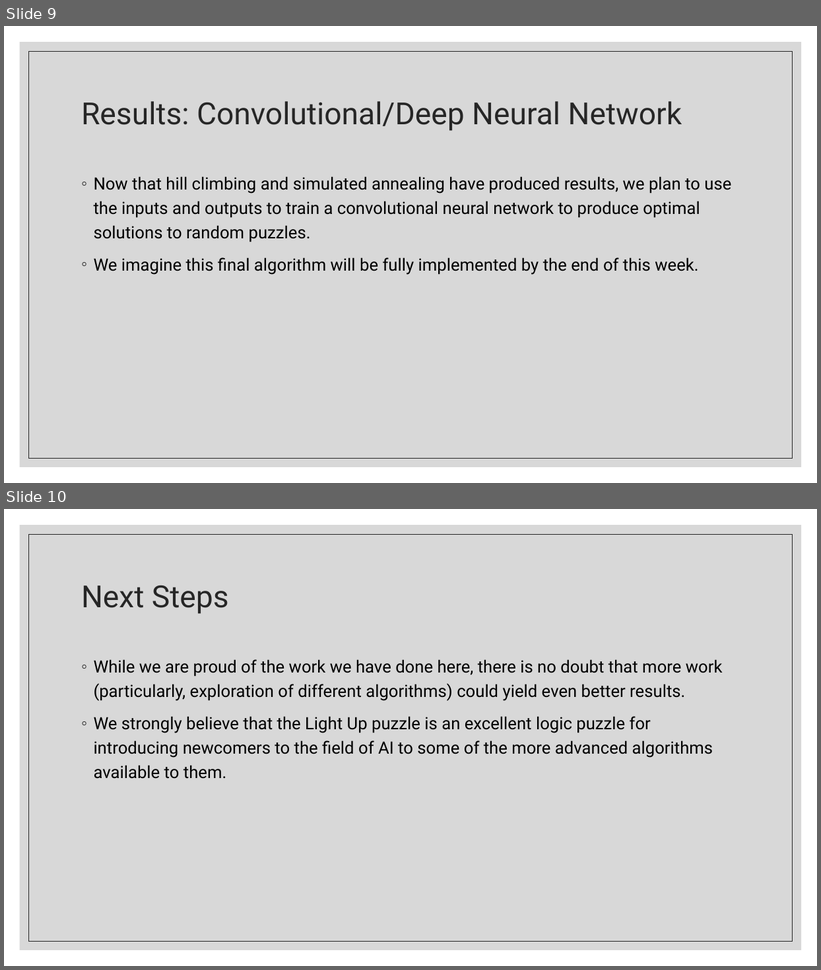
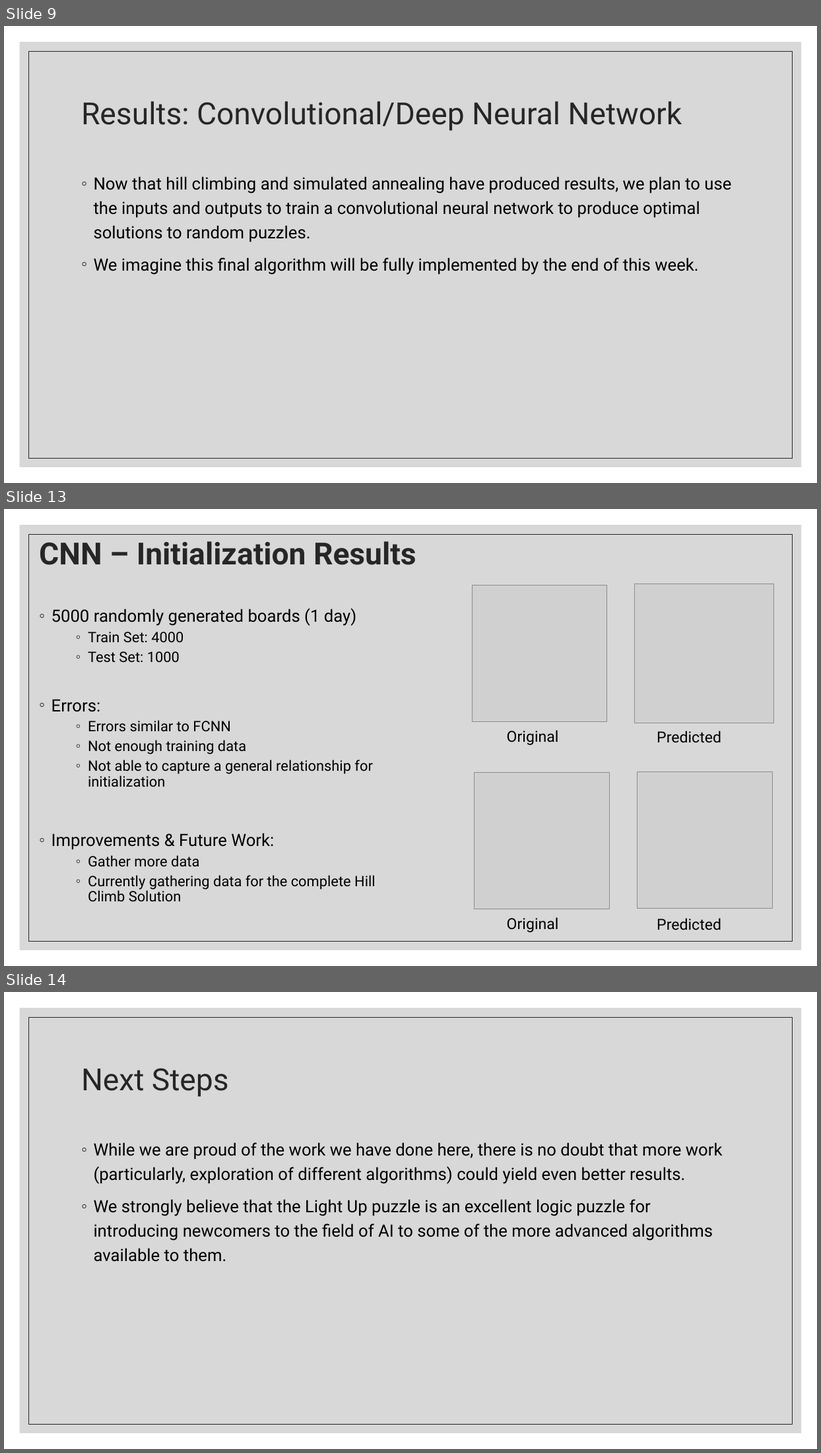
Before and after one commit to JSLBrowning/COMP-6606-Final-Project, a slide deck: Presentation/Final/Final Presentation.pptx. Shown one above the other, each under a label of ours: slides 9 and 10 before the commit, slides 9, 13 and 14 after it; the slides between them are not shown. The pictures are 821x970 and 821x1453 pixels, drawn with LibreOffice and Linux fonts; fonts in the diff are those of the drawing; grey boxes stand for pictures. Boxes give left, top, right and bottom in pixels: in the first picture for what was removed or moved away, otherwise in the second. Text is boxed around its words. In the diff, an @@ line names an element or a change of style, - is before the commit and + after.

```diff
--- a/Presentation/Final/Final Presentation.pptx
+++ b/Presentation/Final/Final Presentation.pptx
@@ slide 13 added at [4, 509, 817, 966], background #FFFFFF; not listed: 2 template elements that a slide beside it also shows @@
@@ title added at [39, 541, 416, 565], 36 pt, text #262626, bold @@
+CNN – Initialization Results
@@ picture added at [472, 586, 607, 722] @@
@@ picture added at [635, 584, 774, 723] @@
@@ text added at [52, 608, 376, 902], 17 pt, text #000000 @@
+◦ 5000 randomly generated boards (1 day)
+    ◦ Train Set: 4000
+    ◦ Test Set: 1000
+◦ Errors:
+    ◦ Errors similar to FCNN
+    ◦ Not enough training data
+    ◦ Not able to capture a general relationship for initialization
+◦ Improvements & Future Work:
+    ◦ Gather more data
+    ◦ Currently gathering data for the complete Hill Climb Solution
@@ text added at [507, 730, 559, 745], 18 pt, text #000000 @@
+Original
@@ text added at [657, 731, 721, 743], 18 pt, text #000000 @@
+Predicted
@@ picture added at [475, 773, 610, 910] @@
@@ picture added at [637, 772, 773, 908] @@
@@ text added at [507, 918, 559, 933], 18 pt, text #000000 @@
+Original
@@ text added at [657, 918, 721, 931], 18 pt, text #000000 @@
+Predicted
@@ what was slide 10 is now slide 14 @@
```
Also in this commit, not shown: 3 other slides added.
